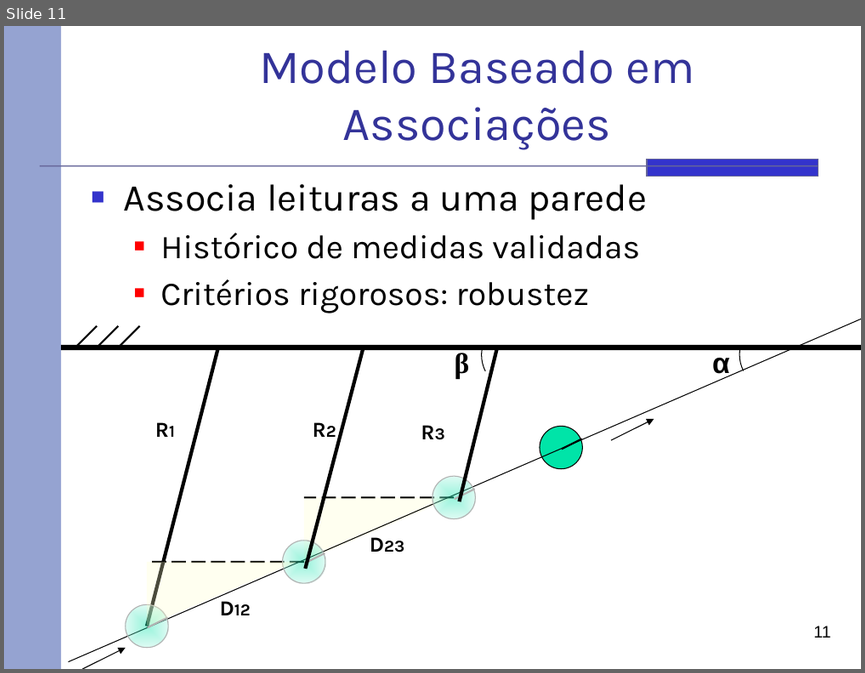
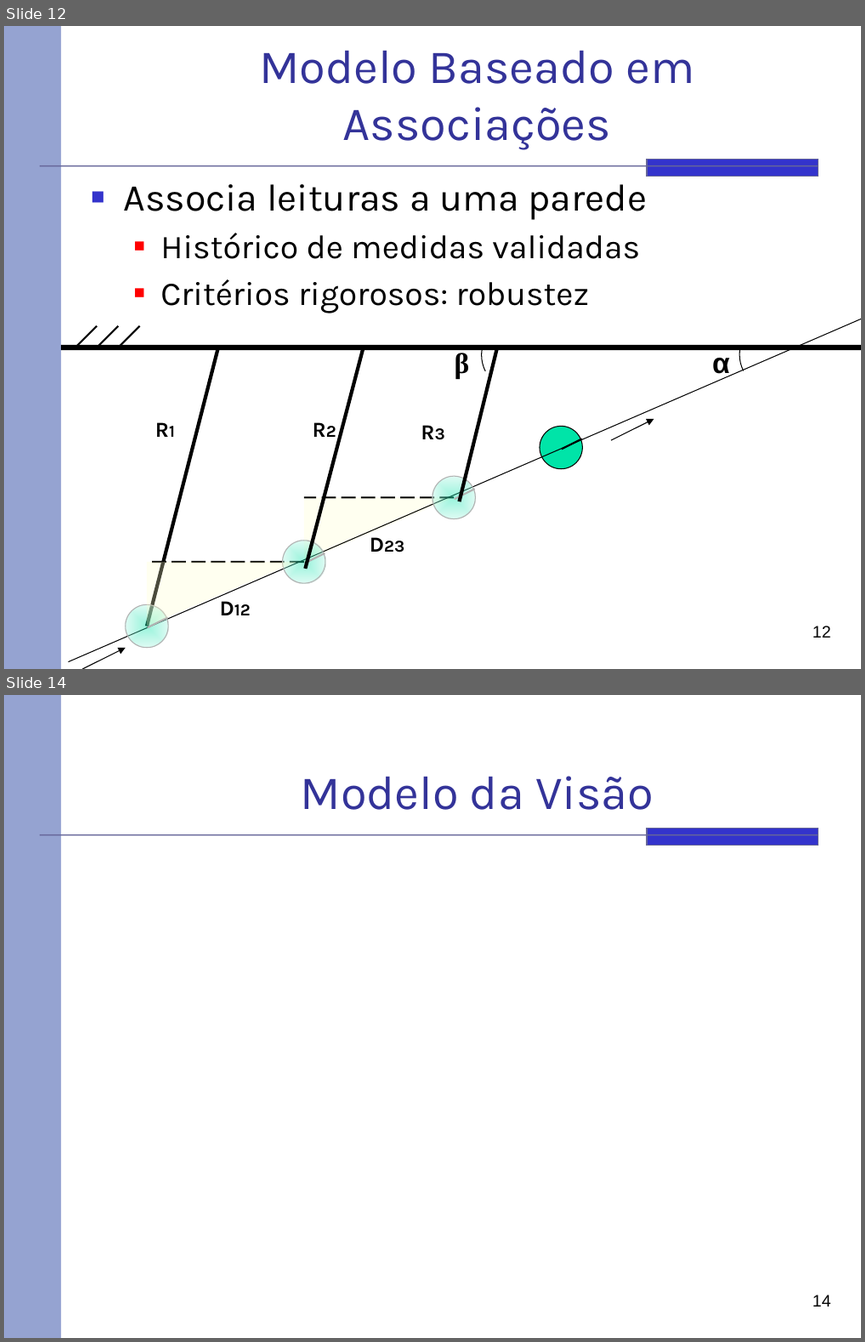
Before and after one commit to rafaelhdr/tccsauron, a slide deck: docs/Apresentação.pptx. Shown one above the other, each under a label of ours: slide 11 before the commit, slides 12 and 14 after it; the slides between them are not shown. The pictures are 865x673 and 865x1342 pixels, drawn with LibreOffice and Linux fonts; fonts in the diff are those of the drawing. Boxes give left, top, right and bottom in pixels: in the first picture for what was removed or moved away, otherwise in the second. Text is boxed around its words. In the diff, an @@ line names an element or a change of style, - is before the commit and + after.

```diff
--- a/docs/Apresentação.pptx
+++ b/docs/Apresentação.pptx
@@ slide 14 added at [4, 695, 861, 1338], background #FFFFFF; not listed: 3 template elements that a slide beside it also shows @@
@@ title added at [301, 776, 653, 810], 40 pt, text #333399 @@
+Modelo da Visão
@@ page number added at [812, 1294, 831, 1306], 14 pt, text #000000 @@
+14
@@ what was slide 11 is now slide 12 @@
@@ page number at [812, 625, 831, 637]: text changed @@
-11
+12
```
Also in this commit, not shown: 1 slide changed, 11 other slides added.
